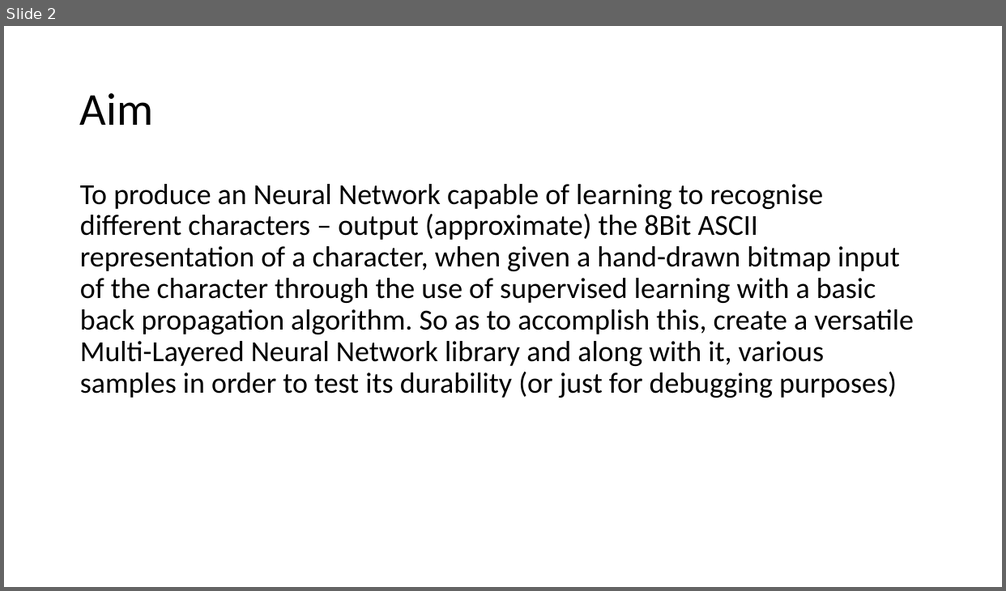
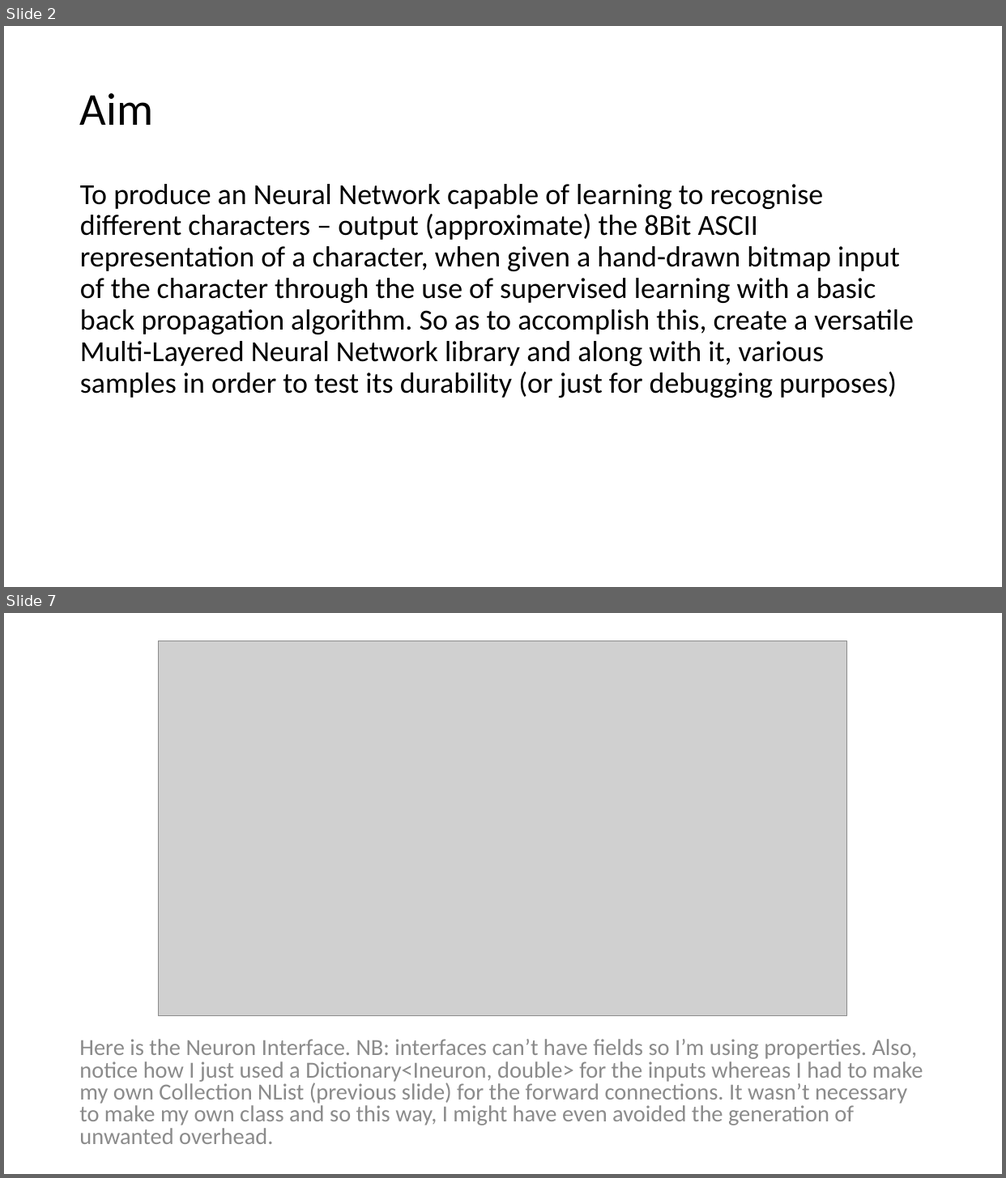
Before and after one commit to PixelZerg/NeuroOCR, a slide deck: NeuroOCR-DevelopmentDocumentation.pptx. Shown one above the other, each under a label of ours: slide 2 before the commit, slides 2 and 7 after it; the slides between them are not shown. The pictures are 1006x591 and 1006x1178 pixels, drawn with LibreOffice and Linux fonts; fonts in the diff are those of the drawing; grey boxes stand for pictures. Boxes give left, top, right and bottom in pixels: in the first picture for what was removed or moved away, otherwise in the second. Text is boxed around its words. In the diff, an @@ line names an element or a change of style, - is before the commit and + after.

```diff
--- a/NeuroOCR-DevelopmentDocumentation.pptx
+++ b/NeuroOCR-DevelopmentDocumentation.pptx
@@ slide 7 added at [4, 613, 1002, 1174], background #FFFFFF @@
@@ picture added at [158, 641, 847, 1016] @@
@@ text added at [79, 1039, 923, 1144], 22.2 pt, text #8C8C8C @@
+Here is the Neuron Interface. NB: interfaces can’t have fields so I’m using properties. Also, notice how I just used a Dictionary<Ineuron, double> for the inputs whereas I had to make my own Collection NList (previous slide) for the forward connections. It wasn’t necessary to make my own class and so this way, I might have even avoided the generation of unwanted overhead.
```
Also in this commit, not shown: 1 slide changed, 7 other slides added, 11 other files.
